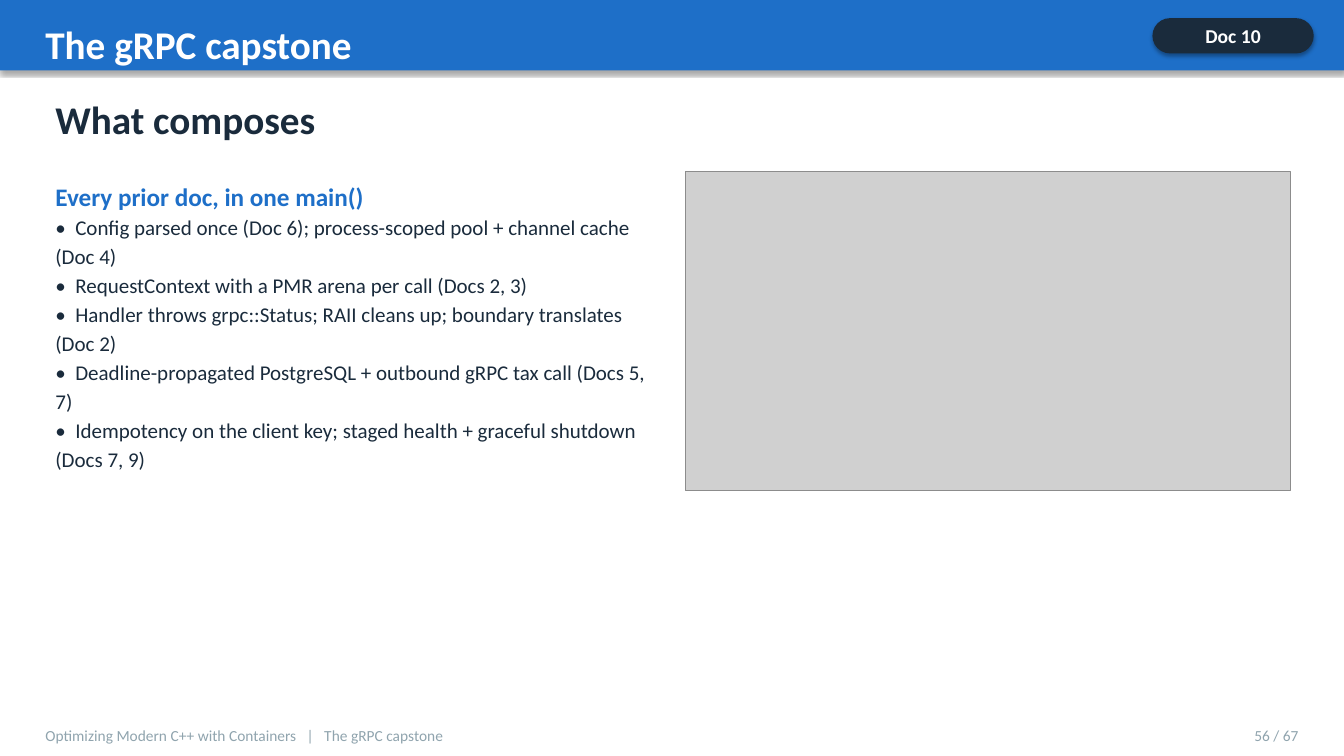
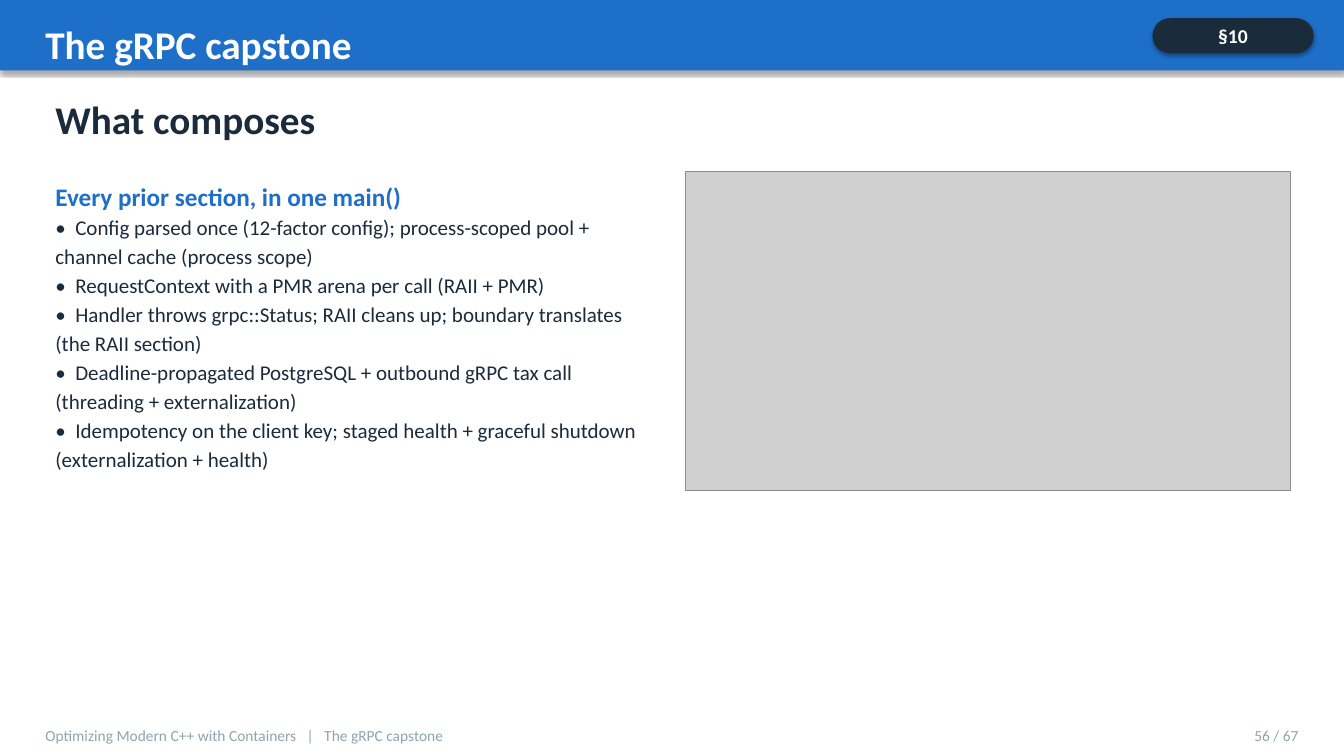
Before and after one commit to patterncatalyst/cpp-container-optimization-tutorial, a slide deck: slide 56 of presentation/cpp-statelessness-compendium.pptx. Drawn at 1344x756 pixels with LibreOffice and Linux fonts; fonts in the diff are those of the drawing; grey boxes stand for pictures. Boxes give left, top, right and bottom in pixels: in the first picture for what was removed or moved away, otherwise in the second. Text is boxed around its words. In the diff, an @@ line names an element or a change of style, - is before the commit and + after.

```diff
--- a/presentation/cpp-statelessness-compendium.pptx
+++ b/presentation/cpp-statelessness-compendium.pptx
@@ text at box(1218, 29, 1248, 44): text changed @@
-Doc 10
+§10
@@ text at box(55, 187, 636, 470): text changed @@
-Every prior doc, in one main()
-• Config parsed once (Doc 6); process-scoped pool + channel cache (Doc 4)
-• RequestContext with a PMR arena per call (Docs 2, 3)
-• Handler throws grpc::Status; RAII cleans up; boundary translates (Doc 2)
-• Deadline-propagated PostgreSQL + outbound gRPC tax call (Docs 5, 7)
-• Idempotency on the client key; staged health + graceful shutdown (Docs 7, 9)
+Every prior section, in one main()
+• Config parsed once (12-factor config); process-scoped pool + channel cache (process scope)
+• RequestContext with a PMR arena per call (RAII + PMR)
+• Handler throws grpc::Status; RAII cleans up; boundary translates (the RAII section)
+• Deadline-propagated PostgreSQL + outbound gRPC tax call (threading + externalization)
+• Idempotency on the client key; staged health + graceful shutdown (externalization + health)
```
Also in this commit, not shown: 44 other slides changed, 1 other file.
